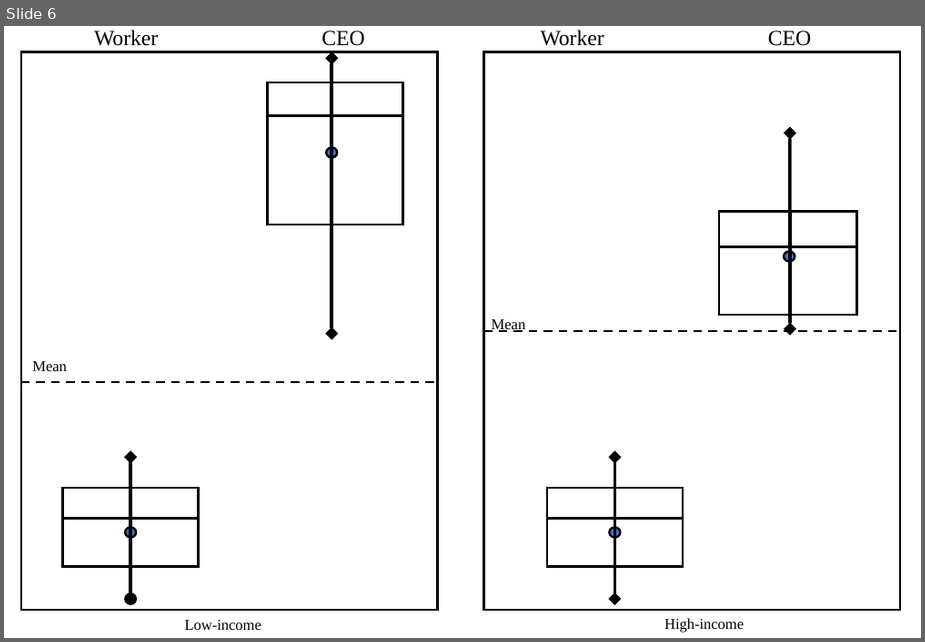
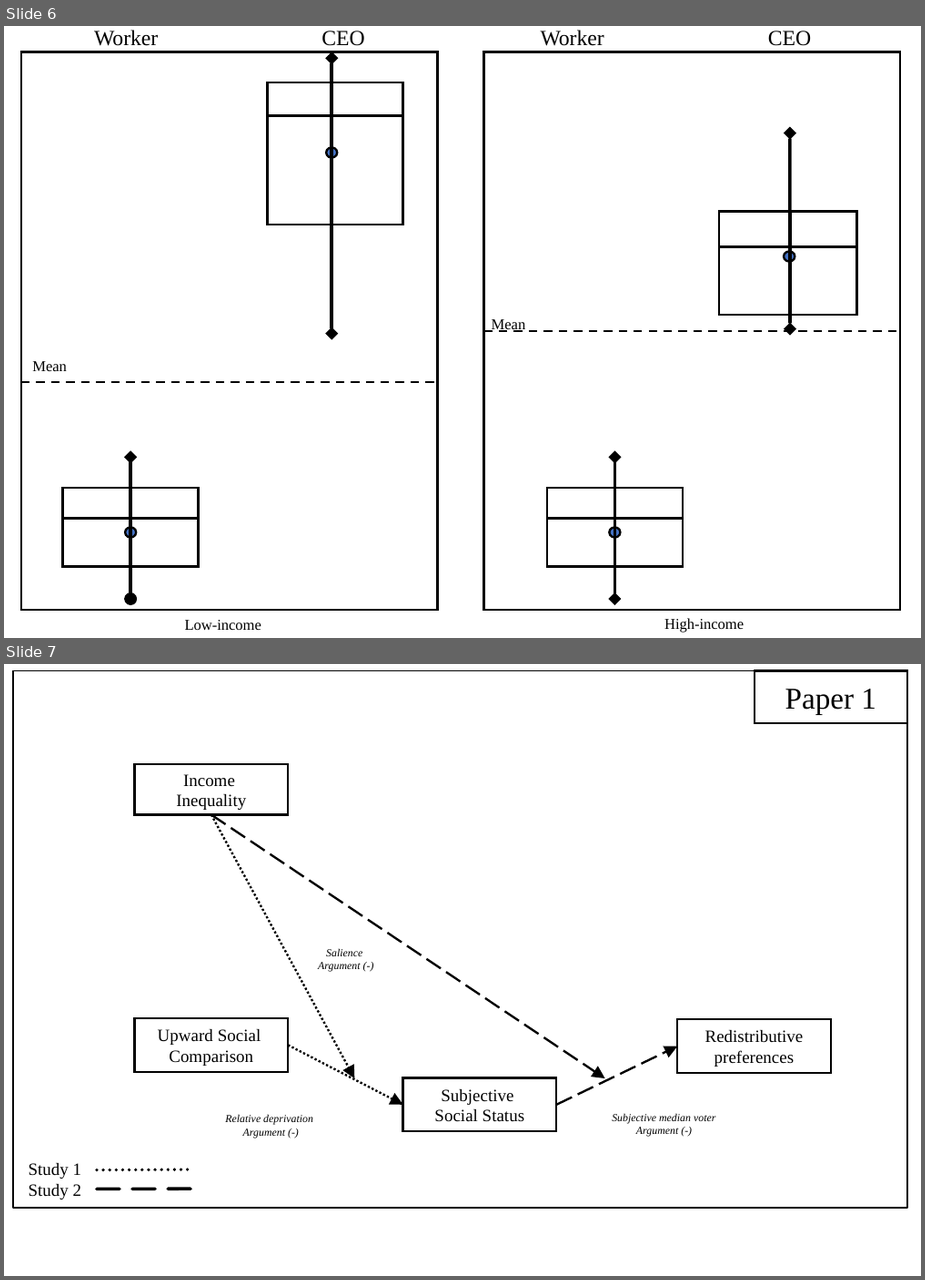
Before and after one commit to phd-bigsss/presentations-phd, a slide deck: proposal-workshop/images/scheme.pptx. Shown one above the other, each under a label of ours: slide 6 before the commit, slides 6 and 7 after it. The pictures are 925x642 and 925x1280 pixels, drawn with LibreOffice and Linux fonts; fonts in the diff are those of the drawing. Boxes give left, top, right and bottom in pixels: in the first picture for what was removed or moved away, otherwise in the second. Text is boxed around its words. In the diff, an @@ line names an element or a change of style, - is before the commit and + after.

```diff
--- a/proposal-workshop/images/scheme.pptx
+++ b/proposal-workshop/images/scheme.pptx
@@ slide 7 added at bbox=[4, 664, 921, 1276], background #FFFFFF @@
@@ rectangle added at bbox=[13, 670, 908, 1207], outline #000000 0.75 pt @@
@@ rectangle added at bbox=[754, 670, 906, 723], fill #FFFFFF, outline #000000 1 pt, 14 pt, text #000000 @@
+Paper 1
@@ rectangle added at bbox=[134, 763, 288, 814], fill #FFFFFF, outline #000000 1 pt, 8 pt, text #000000 @@
+Income
+Inequality
@@ arrow added from (212, 814) to (354, 1078), #000000 1 pt dashed @@
@@ arrow added from (212, 814) to (605, 1078), #000000 1 pt dashed @@
@@ text added at bbox=[318, 948, 363, 972], 5 pt, text #000000, italic @@
+Salience
+Argument (-)
@@ rectangle added at bbox=[134, 1018, 288, 1071], fill #FFFFFF, outline #000000 1 pt, 8 pt, text #000000 @@
+Upward Social
+Comparison
@@ arrow added from (288, 1044) to (403, 1104), #000000 1 pt dashed @@
@@ rectangle added at bbox=[677, 1020, 831, 1073], fill #FFFFFF, outline #000000 1 pt, 8 pt, text #000000 @@
+Redistributive
+preferences
@@ arrow added from (556, 1104) to (677, 1046), #000000 1 pt dashed @@
@@ rectangle added at bbox=[403, 1077, 556, 1130], fill #FFFFFF, outline #000000 1 pt, 8 pt, text #000000 @@
+Subjective
+Social Status
@@ text added at bbox=[225, 1114, 313, 1138], 5 pt, text #000000, italic @@
+Relative deprivation
+Argument (-)
@@ text added at bbox=[612, 1113, 716, 1136], 5 pt, text #000000, italic @@
+Subjective median voter
+Argument (-)
@@ text added at bbox=[29, 1163, 81, 1199], 8 pt, text #000000 @@
+Study 1
+Study 2
@@ line added from (97, 1170) to (191, 1168), #000000 1.5 pt dashed @@
@@ line added from (97, 1188) to (191, 1188), #000000 1.5 pt dashed @@
```
Also in this commit, not shown: 1 other file.
